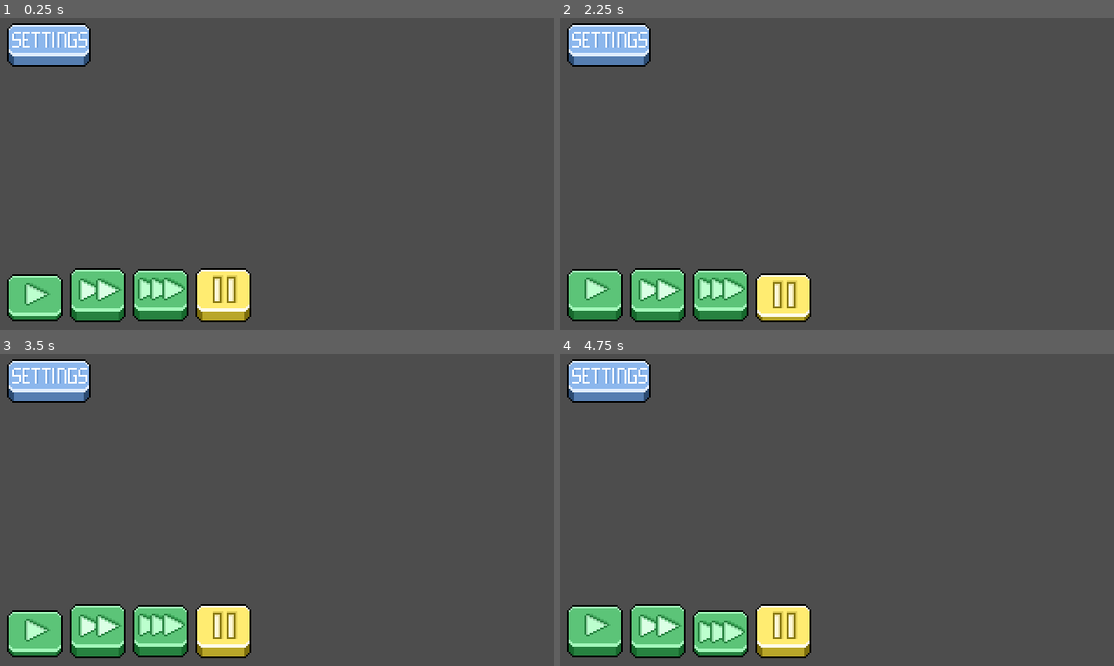
Above: before the commit, frames 1-4 (two rows, left to right).
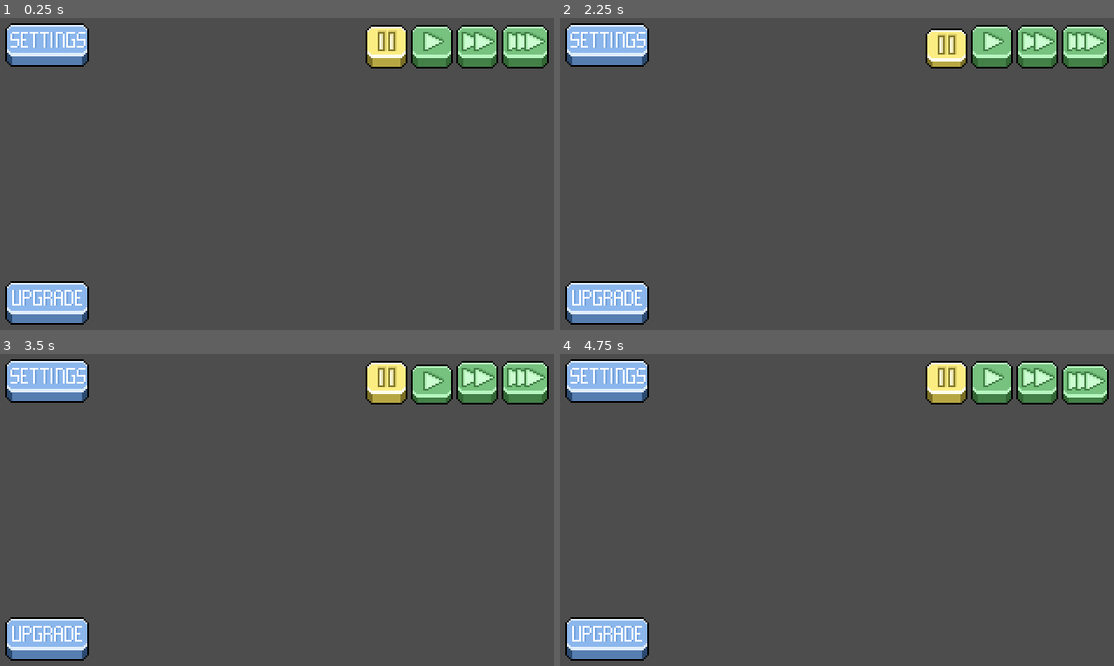
Above: after the commit, the same moments.

Repository: AmandaSeier/Cancer
Game: Godot game, scene res://scripts/Main_Scene.tscn
The game is run twice, just before and just after one commit, with the same random seed, the same clock (stepped at 60 frames per second) and the same inputs.
Inputs (mouse positions are in pixels of both pictures, inside the frame that each line leads up to; where the layout moved, square brackets give the same spot in the first picture):
- Up to frame 1 (0.25 s): no input
- Up to frame 2 (2.25 s): click (609, 46) at 0.52 s; click (609, 301) [609, 42] at 1.25 s; click (947, 46) [781, 295] at 2 s
- Up to frame 3 (3.5 s): click (432, 382) [33, 631] at 2.75 s
- Up to frame 4 (4.75 s): click (1036, 382) [659, 631] at 3.5 s; click (1086, 382) [720, 631] at 4.25 s

The runs differ from the first frame. In frame 1, 12% of the frame differs, in the area x 0-100%, y 1-99%; in frame 2, 11%; in frame 3, 11%; in frame 4, 11%.

Commit message:
Window sized, button sizes fixed for real this time lol

Diff:
--- a/project.godot
+++ b/project.godot
@@ -24,7 +24,7 @@
 window/size/viewport_width=320
 window/size/viewport_height=180
 window/stretch/mode="canvas_items"
-window/stretch/aspect="keep_height"
+window/stretch/aspect="keep_width"
 
 [rendering]
 
--- a/scripts/Main_Scene.tscn
+++ b/scripts/Main_Scene.tscn
@@ -1,17 +1,19 @@
-[gd_scene load_steps=14 format=3 uid="uid://8xwsqxt7cwlf"]
+[gd_scene load_steps=16 format=3 uid="uid://8xwsqxt7cwlf"]
 
 [ext_resource type="Script" path="res://scripts/UIHandler.gd" id="1_hbd8v"]
-[ext_resource type="Texture2D" uid="uid://b0jtv7arx1rh2" path="res://sprites/1x button-1.png.png" id="2_eh253"]
+[ext_resource type="Texture2D" uid="uid://qqfhaemxfcgy" path="res://sprites/1x button-1.png (20).png" id="2_7lpd1"]
 [ext_resource type="ButtonGroup" uid="uid://cq15tv1x3rmhk" path="res://sprites/button_group_time_scale.tres" id="2_sj08s"]
-[ext_resource type="Texture2D" uid="uid://bxqhbapshqxr0" path="res://sprites/1x button-2.png.png" id="3_4ke2h"]
-[ext_resource type="Texture2D" uid="uid://dsrvs0jxrou3q" path="res://sprites/1x button-1.png (1).png" id="4_1st2k"]
-[ext_resource type="Texture2D" uid="uid://iwvemkgyvw5v" path="res://sprites/1x button-2.png (1).png" id="5_f4ifu"]
-[ext_resource type="Texture2D" uid="uid://bgn14tvjd1jya" path="res://sprites/1x button-1.png (2).png" id="6_eu6yj"]
-[ext_resource type="Texture2D" uid="uid://dy1nntjjekkyg" path="res://sprites/1x button-2.png (2).png" id="7_meaww"]
-[ext_resource type="Texture2D" uid="uid://c27s23n5vvv7v" path="res://sprites/1x button-1.png (8).png" id="8_528ik"]
-[ext_resource type="Texture2D" uid="uid://c5j73uxunpelb" path="res://sprites/1x button-2.png (8).png" id="9_me7sl"]
-[ext_resource type="Texture2D" uid="uid://dc17aofqd72jc" path="res://sprites/1x button-1.png (3).png" id="10_nda2g"]
-[ext_resource type="Texture2D" uid="uid://f4o1y4cuy6r1" path="res://sprites/1x button-2.png (3).png" id="11_58wdn"]
+[ext_resource type="Texture2D" uid="uid://barfme1w27icw" path="res://sprites/1x button-2.png (18).png" id="3_ikqg4"]
+[ext_resource type="Texture2D" uid="uid://b00xbgqnrjlh2" path="res://sprites/1x button-1.png (17).png" id="5_hrh14"]
+[ext_resource type="Texture2D" uid="uid://vo52mtqondai" path="res://sprites/1x button-2.png (15).png" id="6_cctsn"]
+[ext_resource type="Texture2D" uid="uid://dfrbjjygm87t" path="res://sprites/1x button-1.png (18).png" id="7_kvq4i"]
+[ext_resource type="Texture2D" uid="uid://cd3gvfu1abeh6" path="res://sprites/1x button-1.png (19).png" id="8_udbff"]
+[ext_resource type="Texture2D" uid="uid://ipndbd23jw6a" path="res://sprites/1x button-2.png (16).png" id="8_viyho"]
+[ext_resource type="Texture2D" uid="uid://cycswqypk6xot" path="res://sprites/1x button-2.png (17).png" id="10_130g4"]
+[ext_resource type="Texture2D" uid="uid://df5fa2bh33d4k" path="res://sprites/1x button-1.png (16).png" id="11_0geu8"]
+[ext_resource type="Texture2D" uid="uid://djmb8itju1e5h" path="res://sprites/1x button-2.png (14).png" id="12_i8lwu"]
+[ext_resource type="Texture2D" uid="uid://75nymfb6u8l4" path="res://sprites/1x button-1.png (21).png" id="13_danpb"]
+[ext_resource type="Texture2D" uid="uid://bxp41tpktk8b1" path="res://sprites/1x button-2.png (19).png" id="14_0ahnw"]
 
 [sub_resource type="FontFile" id="FontFile_shofe"]
 cache/0/16/0/ascent = 0.0
@@ -1656,6 +1658,15 @@
 editor_description = "En Wrapper rundt om nogle statemachine funktioner der skal kaldes af UI. Så man kan finde dem i editoren "
 script = ExtResource("1_hbd8v")
 
+[node name="Settings button" type="TextureButton" parent="UI Handler"]
+offset_left = 3.0
+offset_top = 4.0
+offset_right = 51.0
+offset_bottom = 29.0
+texture_normal = ExtResource("2_7lpd1")
+texture_pressed = ExtResource("3_ikqg4")
+stretch_mode = 3
+
 [node name="SpeedUp15" type="Button" parent="UI Handler"]
 visible = false
 offset_left = -1.0
@@ -1670,62 +1681,61 @@
 clip_text = true
 
 [node name="1x button" type="TextureButton" parent="UI Handler"]
-offset_top = 140.0
-offset_right = 40.0
-offset_bottom = 180.0
+offset_left = 235.0
+offset_top = 5.0
+offset_right = 260.0
+offset_bottom = 30.0
 toggle_mode = true
-button_pressed = true
 button_group = ExtResource("2_sj08s")
-texture_normal = ExtResource("2_eh253")
-texture_pressed = ExtResource("3_4ke2h")
+texture_normal = ExtResource("5_hrh14")
+texture_pressed = ExtResource("6_cctsn")
 stretch_mode = 3
 
 [node name="5x button" type="TextureButton" parent="UI Handler"]
-offset_left = 36.0
-offset_top = 141.0
-offset_right = 76.0
-offset_bottom = 180.0
+offset_left = 261.0
+offset_top = 5.0
+offset_right = 286.0
+offset_bottom = 30.0
 toggle_mode = true
 button_group = ExtResource("2_sj08s")
-texture_normal = ExtResource("4_1st2k")
-texture_pressed = ExtResource("5_f4ifu")
+texture_normal = ExtResource("7_kvq4i")
+texture_pressed = ExtResource("8_viyho")
 stretch_mode = 3
 
 [node name="10x button" type="TextureButton" parent="UI Handler"]
-offset_left = 72.0
-offset_top = 140.0
-offset_right = 112.0
-offset_bottom = 180.0
+offset_left = 286.0
+offset_top = 5.0
+offset_right = 316.0
+offset_bottom = 30.0
 toggle_mode = true
 button_group = ExtResource("2_sj08s")
-texture_normal = ExtResource("6_eu6yj")
-texture_pressed = ExtResource("7_meaww")
-stretch_mode = 3
+texture_normal = ExtResource("8_udbff")
+texture_pressed = ExtResource("10_130g4")
+stretch_mode = 5
 
 [node name="Pause button" type="TextureButton" parent="UI Handler"]
-offset_left = 108.0
-offset_top = 141.0
-offset_right = 148.0
-offset_bottom = 180.0
+offset_left = 209.0
+offset_top = 5.0
+offset_right = 234.0
+offset_bottom = 30.0
 toggle_mode = true
 button_group = ExtResource("2_sj08s")
-texture_normal = ExtResource("8_528ik")
-texture_pressed = ExtResource("9_me7sl")
+texture_normal = ExtResource("11_0geu8")
+texture_pressed = ExtResource("12_i8lwu")
 stretch_mode = 3
 
 [node name="Node2D" type="Node2D" parent="."]
 
 [node name="TextureButton" type="TextureButton" parent="."]
-offset_left = 5.0
-offset_top = -3.0
-offset_right = 53.0
-offset_bottom = 37.0
-texture_normal = ExtResource("10_nda2g")
-texture_pressed = ExtResource("11_58wdn")
-stretch_mode = 3
+offset_left = 4.0
+offset_top = 153.0
+offset_right = 52.0
+offset_bottom = 178.0
+texture_normal = ExtResource("13_danpb")
+texture_pressed = ExtResource("14_0ahnw")
 
 [connection signal="pressed" from="UI Handler/SpeedUp15" to="UI Handler" method="ChangeDaySpeed" binds= [15.0]]
 [connection signal="pressed" from="UI Handler/1x button" to="UI Handler" method="ChangeDaySpeed" binds= [1.0]]
 [connection signal="pressed" from="UI Handler/5x button" to="UI Handler" method="ChangeDaySpeed" binds= [5.0]]
 [connection signal="pressed" from="UI Handler/10x button" to="UI Handler" method="ChangeDaySpeed" binds= [10.0]]
-[connection signal="pressed" from="UI Handler/Pause button" to="UI Handler" method="ChangeDaySpeed" binds= [0.0]]
+[connection signal="pressed" from="UI Handler/Pause button" to="UI Handler" method="StopDayCycle"]
--- a/scripts/StateMachine.gd
+++ b/scripts/StateMachine.gd
@@ -34,3 +34,6 @@
 	_dayTimer.stop()
 	_dayTimer.start()  # restart the timer with the new remaining time
 	_dayTimer.wait_time = 1 / speed  # set the timer to it's actual speed
+
+func StopDayCycle():
+	_dayTimer.stop()
--- a/scripts/UIHandler.gd
+++ b/scripts/UIHandler.gd
@@ -2,3 +2,6 @@
 
 func ChangeDaySpeed(speed: float):
 	StateMachine.ChangeDaySpeed(speed)
+
+func StopDayCycle():
+	StateMachine.StopDayCycle()
Binary file removed: sprites/10x button pressed.png
Binary file removed: sprites/10x button up.png.png
Binary file removed: sprites/1x button pressed.png.png
Binary file removed: sprites/1x button up.png
Binary file removed: sprites/1x button-1.png (1).png
Not shown, added: sprites/1x button-1.png (10).png.import
Not shown, added: sprites/1x button-1.png (11).png.import
Not shown, added: sprites/1x button-1.png (12).png.import
Not shown, added: sprites/1x button-1.png (13).png.import
Not shown, added: sprites/1x button-1.png (14).png.import
Binary file added: sprites/1x button-1.png (16).png
Not shown, added: sprites/1x button-1.png (16).png.import
(and 48 more such lines)
